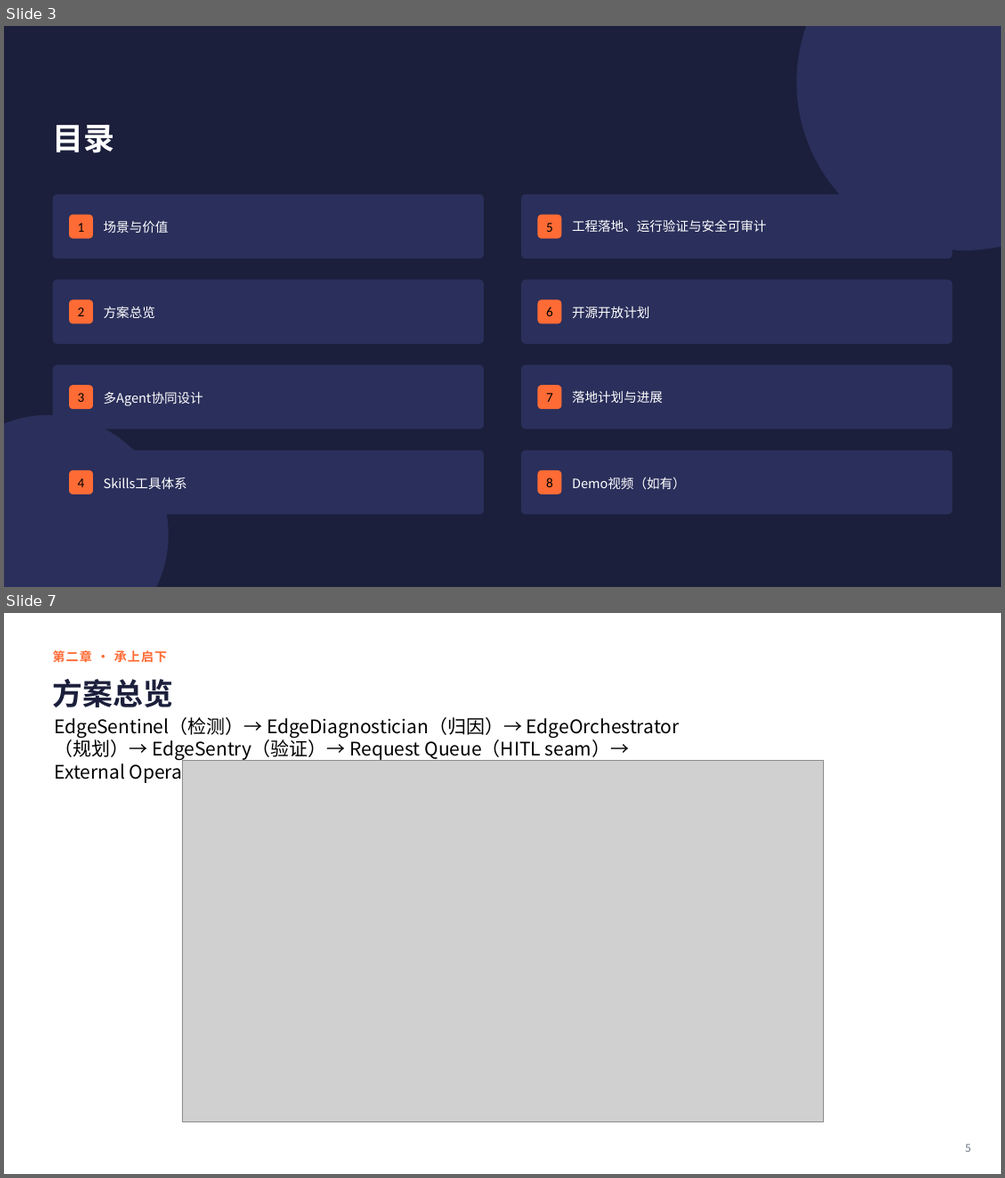
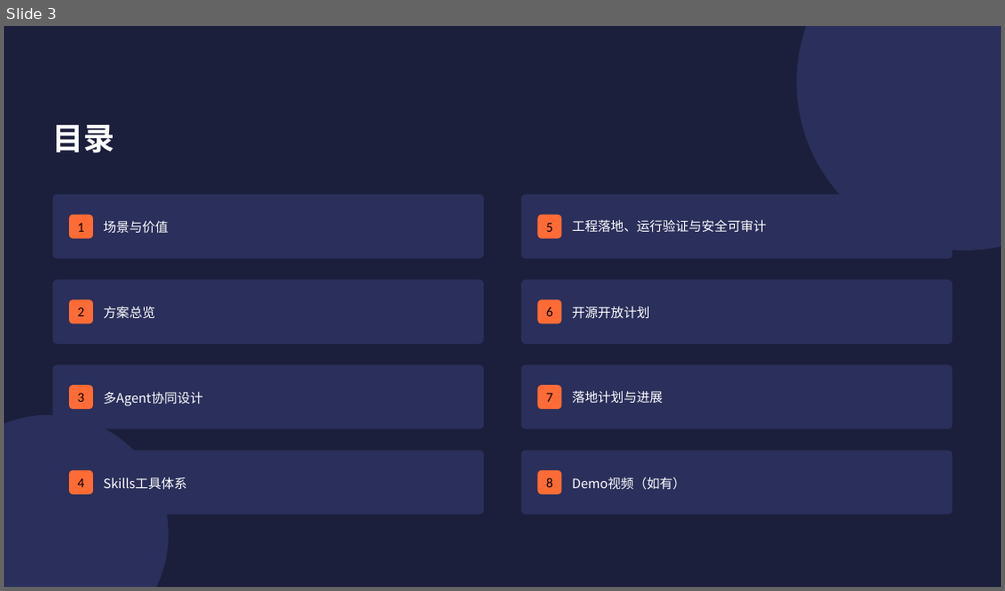
Before and after one commit to libo9922/edge-aiops-demo, a slide deck: docs/edge-aiops-submission.pptx. Shown one above the other, each under a label of ours: slides 3 and 7 before the commit, slide 3 after it; the slides between them are not shown. The pictures are 1005x1178 and 1005x591 pixels, drawn with LibreOffice and Linux fonts; fonts in the diff are those of the drawing; grey boxes stand for pictures. Boxes give left, top, right and bottom in pixels: in the first picture for what was removed or moved away, otherwise in the second. Text is boxed around its words. In the diff, an @@ line names an element or a change of style, - is before the commit and + after.

Commit message:
feat(ppt): regenerate using OpsPilot reference template (text-only, no architecture screenshots, with team info)

```diff
--- a/docs/edge-aiops-submission.pptx
+++ b/docs/edge-aiops-submission.pptx
@@ slide 7 removed at <box>4,613,1001,1174</box>, background #FFFFFF @@
@@ text removed at <box>53,650,167,663</box> @@
-第二章 · 承上启下
@@ text removed at <box>53,679,173,707</box> @@
-方案总览
@@ text removed at <box>55,717,680,783</box> @@
-EdgeSentinel（检测）→ EdgeDiagnostician（归因）→ EdgeOrchestrator（规划）→ EdgeSentry（验证）→ Request Queue（HITL seam）→ External Operator Pool（生产环境外）
@@ picture removed at <box>182,761,823,1121</box> @@
@@ text removed at <box>965,1143,971,1151</box> @@
-5
```
Also in this commit, not shown: 7 slides changed, 11 slides added, 10 other slides removed, 1 other file.
